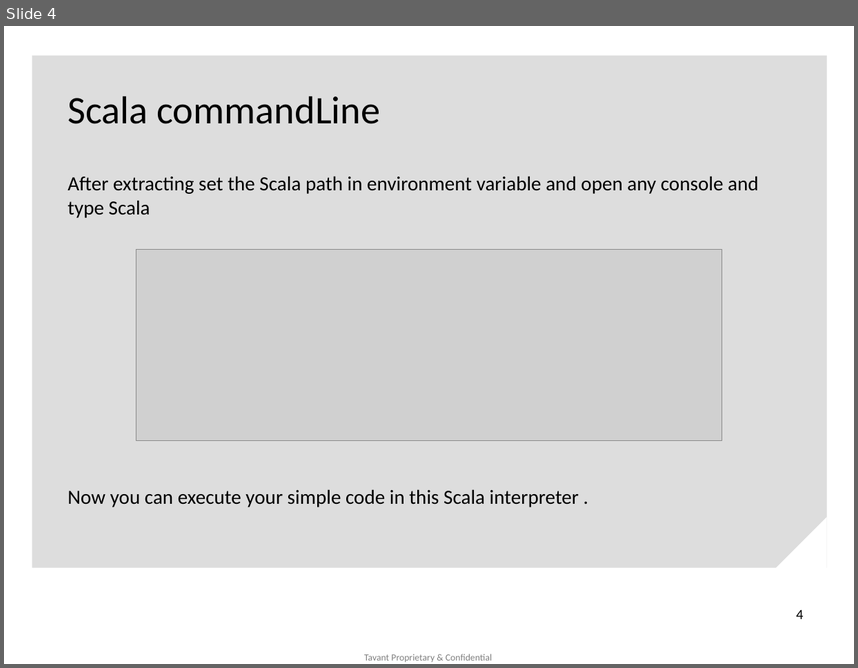
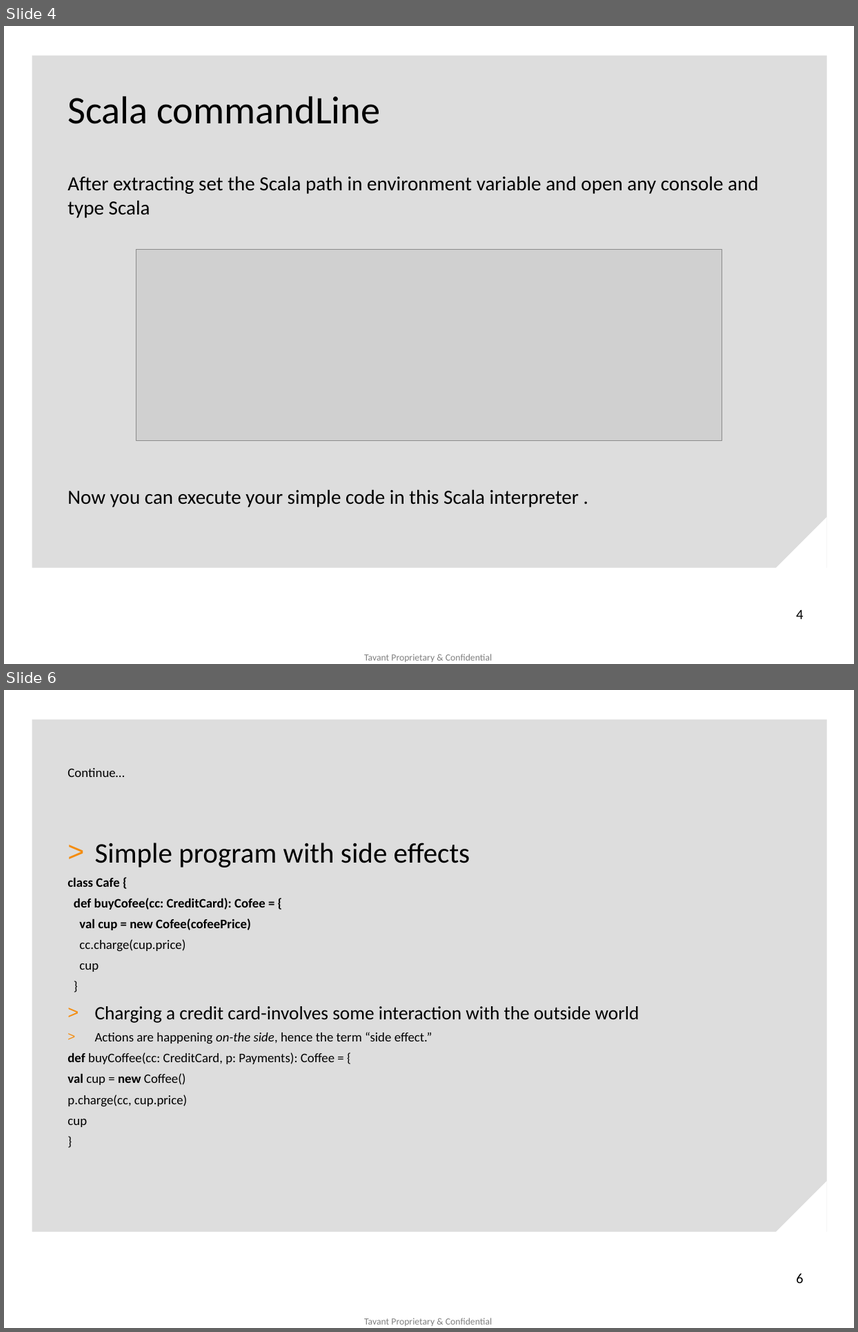
Before and after one commit to jkmishra/scalatest, a slide deck: Why Scala (1).pptx. Shown one above the other, each under a label of ours: slide 4 before the commit, slides 4 and 6 after it; the slides between them are not shown. The pictures are 858x668 and 858x1332 pixels, drawn with LibreOffice and Linux fonts; fonts in the diff are those of the drawing; grey boxes stand for pictures; background and template pictures are left out. Boxes give left, top, right and bottom in pixels: in the first picture for what was removed or moved away, otherwise in the second. Text is boxed around its words. In the diff, an @@ line names an element or a change of style, - is before the commit and + after.

```diff
--- a/Why Scala (1).pptx
+++ b/Why Scala (1).pptx
@@ slide 6 added at bbox=[4, 690, 854, 1328], background #FFFFFF; not listed: 3 template elements that a slide beside it also shows @@
@@ title added at bbox=[67, 768, 124, 777], 11 pt, text #000000 @@
+Continue…
@@ text added at bbox=[67, 842, 639, 1127], 11 pt, text #000000 @@
+> Simple program with side effects
+class Cafe {
+def buyCofee(cc: CreditCard): Cofee = {
+val cup = new Cofee(cofeePrice)
+cc.charge(cup.price)
+cup
+}
+> Charging a credit card-involves some interaction with the outside world
+> Actions are happening on-the side, hence the term “side effect.”
+def buyCoffee(cc: CreditCard, p: Payments): Coffee = {
+val cup = new Coffee()
+p.charge(cc, cup.price)
+cup
+}
@@ page number added at bbox=[796, 1273, 803, 1283], 12 pt, text #000000 @@
+6
```
Also in this commit, not shown: 1 slide changed, 3 other slides added, 5 slides removed, 9 other files.
